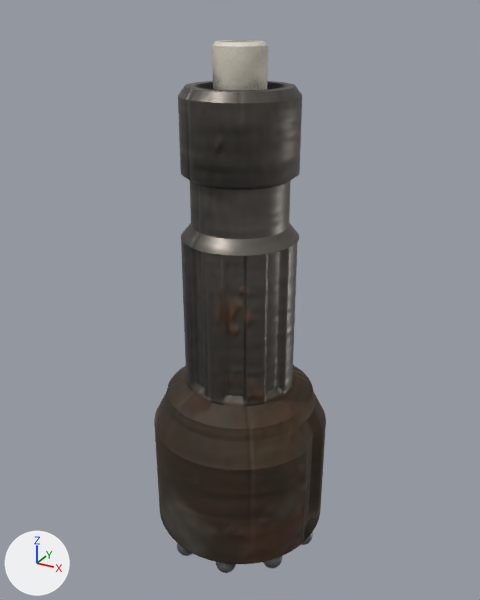
An edit to the glTF model public/equipment/train-forage-ith/unreal/SM_Bit_3_5_8po.glb, drawn before and after from the same camera.
The view is the same before and after, from a 50 mm lens placed at (0.147, -0.267, 0.277), pointed at (-0.002, 0.003, 0.142). Lighting does not change. The marker at lower left points along +X, +Y and +Z. The older version comes first. Vertices at exactly the same position are counted once.

Objects in the first picture: 'Bit_3_5_8po', 'Bit_3_5_8po_TubeDePied' and 1 more.
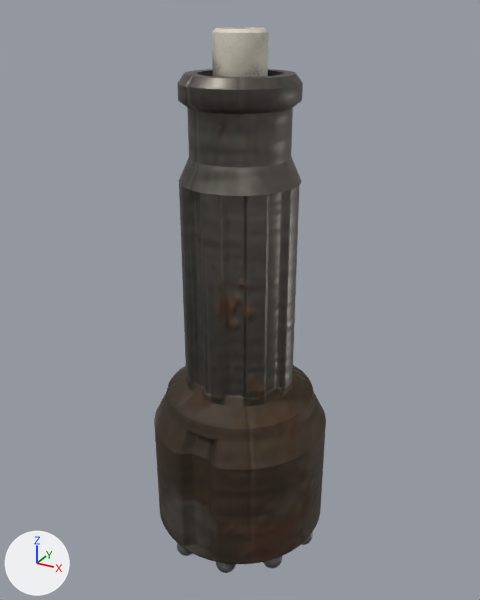
What changed in the scene script:
```text
Change me_sm_bit_3_5_8po:
    used by ob_bit_3_5_8po; location = (0.0, 0.0, 0.0)
    remove me_sm_bit_3_5_8po.from_pydata(...)  # 1830 vertices, 3624 faces; spans x -0.046..0.046, y -0.046..0.046, z 0.004..0.245
    add me_sm_bit_3_5_8po.from_pydata(...)  # 1832 vertices, 3624 faces; spans x -0.046..0.046, y -0.046..0.046, z 0.004..0.251
    me_sm_bit_3_5_8po part 1: 832 vertices moved from x -0.028..0.028, y -0.028..0.028, z 0.177..0.245 to x -0.028..0.028, y -0.028..0.028, z 0.204..0.251
    me_sm_bit_3_5_8po part 2: 57 vertices removed from x -0.044..0.044, y -0.046..0.046, z 0.016..0.087; 59 vertices added at x -0.046..0.046, y -0.044..0.044, z 0.016..0.087
    me_sm_bit_3_5_8po part 3: 1072 kept faces spanning x -0.028..0.028, y -0.028..0.028, z 0.103..0.247 get new texture (UV) coordinates
Change me_sm_bit_3_5_8po_tubedepied:
    used by ob_bit_3_5_8po_tubedepied; location = (0.0, 0.0, 0.0)
    remove me_sm_bit_3_5_8po_tubedepied.from_pydata(...)  # 165 vertices, 320 faces; spans x -0.0119..0.0119, y -0.0119..0.0119, z 0.2354..0.2635
    add me_sm_bit_3_5_8po_tubedepied.from_pydata(...)  # 165 vertices, 320 faces; spans x -0.0119..0.0119, y -0.0119..0.0119, z 0.2407..0.2688
    me_sm_bit_3_5_8po_tubedepied part 4: the whole mesh is moved by (0.0, 0.0, 0.0052)
```

Boxes [x1, y1, x2, y2] around the edits, measured in the pictures (480 x 600 px; the box of a moved part takes in the faces that stretch with it):
'Bit_3_5_8po', reshaped
    before: [154, 81, 326, 564]
    after: [154, 69, 326, 564]
'Bit_3_5_8po_TubeDePied', moved
    before: [212, 40, 268, 90]
    after: [212, 27, 268, 77]
part 1 of me_sm_bit_3_5_8po, moved or reshaped
    before: [178, 81, 302, 103]
    after: [178, 69, 303, 90]
part 2 of me_sm_bit_3_5_8po, moved or reshaped
    before: [176, 408, 325, 560]
    after: [176, 408, 325, 561]
part 3 of me_sm_bit_3_5_8po, surface changed
    before: [178, 97, 302, 399]
    after: [177, 83, 303, 399]
